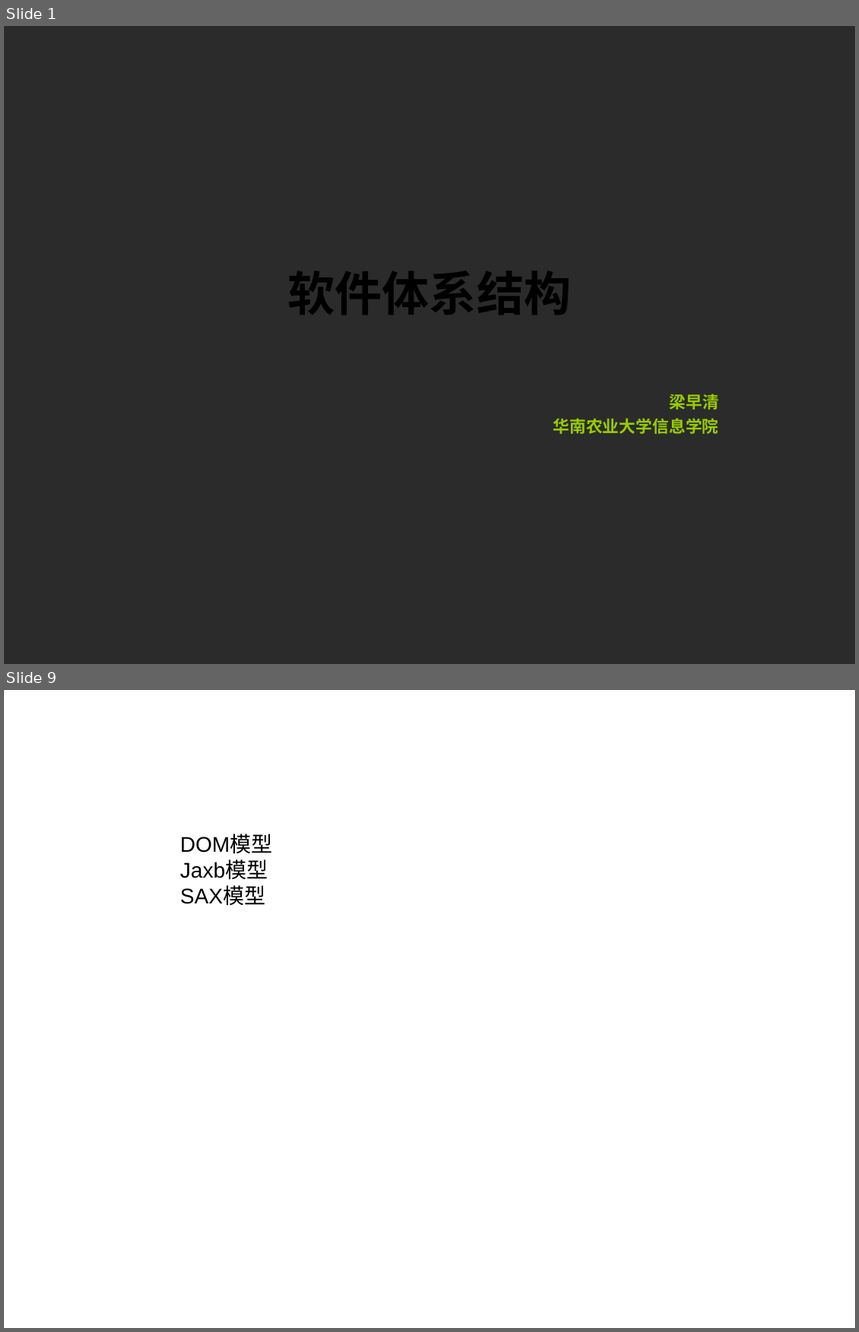
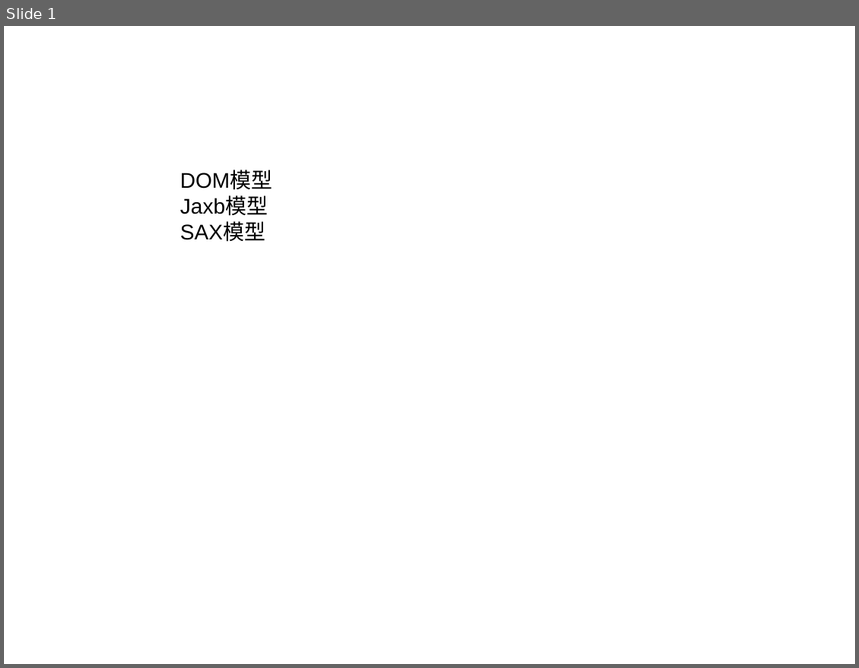
Before and after one commit to liangshanhero/sa, a slide deck: sa/文档/2019 软件体系结构（00）：其他想法.ppt. Shown one above the other, each under a label of ours: slides 1 and 9 before the commit, slide 1 after it; the slides between them are not shown. The pictures are 859x1332 and 859x668 pixels, drawn with LibreOffice and Linux fonts; fonts in the diff are those of the drawing; background and template pictures are left out; a plain dark background stands for a picture behind light text. Boxes give left, top, right and bottom in pixels: in the first picture for what was removed or moved away, otherwise in the second. Text is boxed around its words. In the diff, an @@ line names an element or a change of style, - is before the commit and + after.

```diff
--- a/sa/文档/2019 软件体系结构（00）：其他想法.ppt
+++ b/sa/文档/2019 软件体系结构（00）：其他想法.ppt
@@ slide 1 removed at (4,26,855,664), background picture (left out) @@
@@ title removed at (288,271,572,315) @@
-软件体系结构
@@ subtitle removed at (553,394,719,434) @@
-梁早清
-华南农业大学信息学院
@@ what was slide 9 is now slide 1 @@
```
Also in this commit, not shown: 1 slide added, 7 other slides removed, 7 other files.
